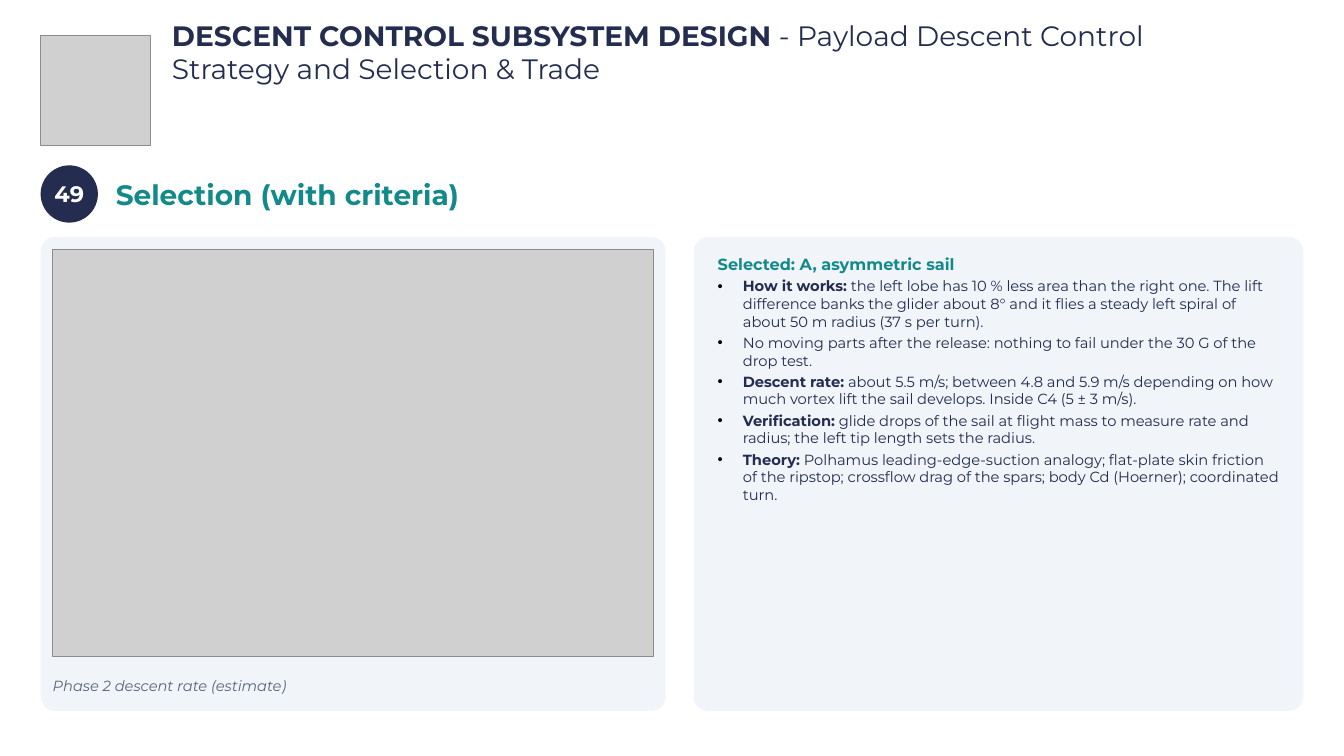
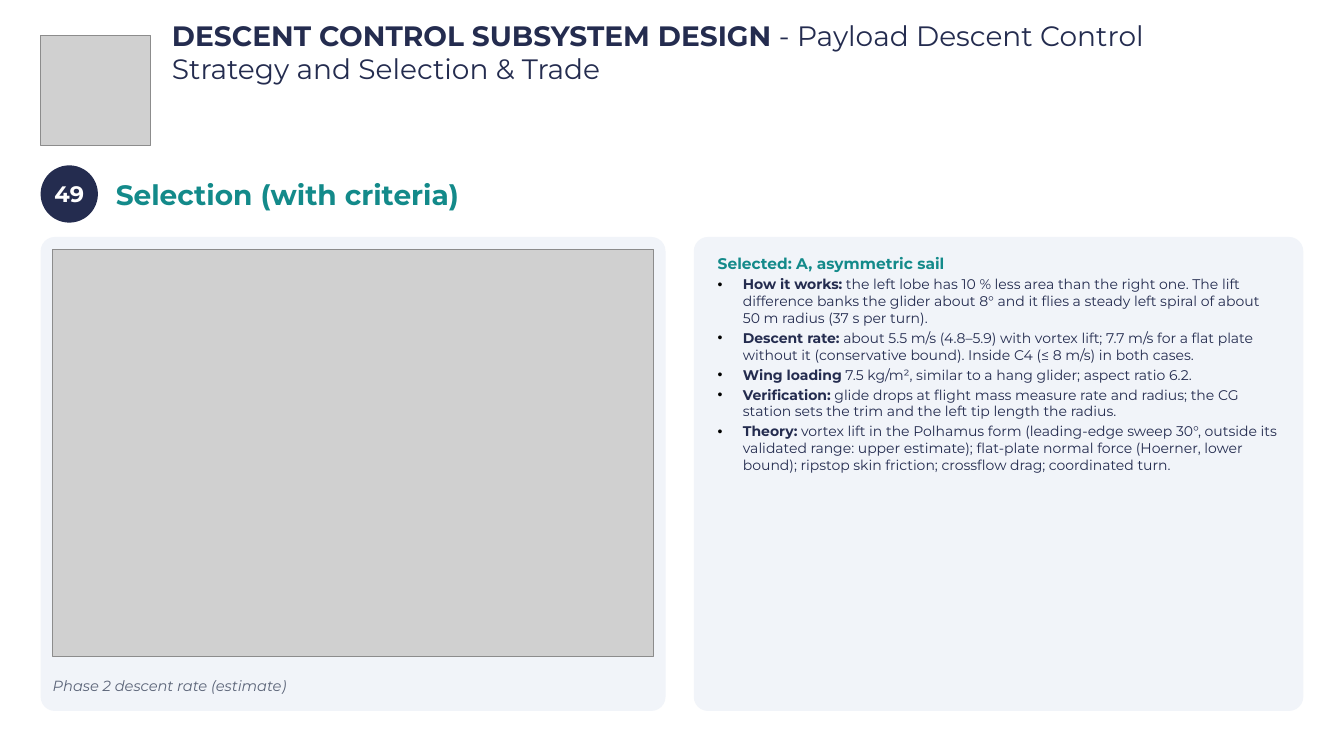
Before and after one commit to Caetano18/proyecto, a slide deck: slide 52 of cansat_pdr/laminas_plantilla/CanSat_PDR_Hermes_V2.pptx. Drawn at 1344x756 pixels with LibreOffice and Linux fonts; fonts in the diff are those of the drawing; grey boxes stand for pictures; background and template pictures are left out. Boxes give left, top, right and bottom in pixels: in the first picture for what was removed or moved away, otherwise in the second. Text is boxed around its words. In the diff, an @@ line names an element or a change of style, - is before the commit and + after.

```diff
--- a/cansat_pdr/laminas_plantilla/CanSat_PDR_Hermes_V2.pptx
+++ b/cansat_pdr/laminas_plantilla/CanSat_PDR_Hermes_V2.pptx
@@ text in rounded rectangle at (x1=718, y1=257, x2=1260, y2=326): size 11.5 to 11 pt in "Selected: A, asymmetric sail"; size 10.5 to 10 pt in "How it works: the left lobe has ..." @@
@@ text in rounded rectangle at (x1=743, y1=331, x2=1277, y2=473): text changed; size 10.5 to 10 pt @@
-• No moving parts after the release: nothing to fail under the 30 G of the drop test.
-• Descent rate: about 5.5 m/s; between 4.8 and 5.9 m/s depending on how much vortex lift the sail develops. Inside C4 (5 ± 3 m/s).
-• Verification: glide drops of the sail at flight mass to measure rate and radius; the left tip length sets the radius.
-• Theory: Polhamus leading-edge-suction analogy; flat-plate skin friction of the ripstop; crossflow drag of the spars; body Cd (Hoerner); coordinated turn.
+• Descent rate: about 5.5 m/s (4.8–5.9) with vortex lift; 7.7 m/s for a flat plate without it (conservative bound). Inside C4 (≤ 8 m/s) in both cases.
+• Wing loading 7.5 kg/m², similar to a hang glider; aspect ratio 6.2.
+• Verification: glide drops at flight mass measure rate and radius; the CG station sets the trim and the left tip length the radius.
+• Theory: vortex lift in the Polhamus form (leading-edge sweep 30°, outside its validated range: upper estimate); flat-plate normal force (Hoerner, lower bound); ripstop skin friction; crossflow drag; coordinated turn.
```
Also in this commit, not shown: 13 other slides changed, 31 other files.
